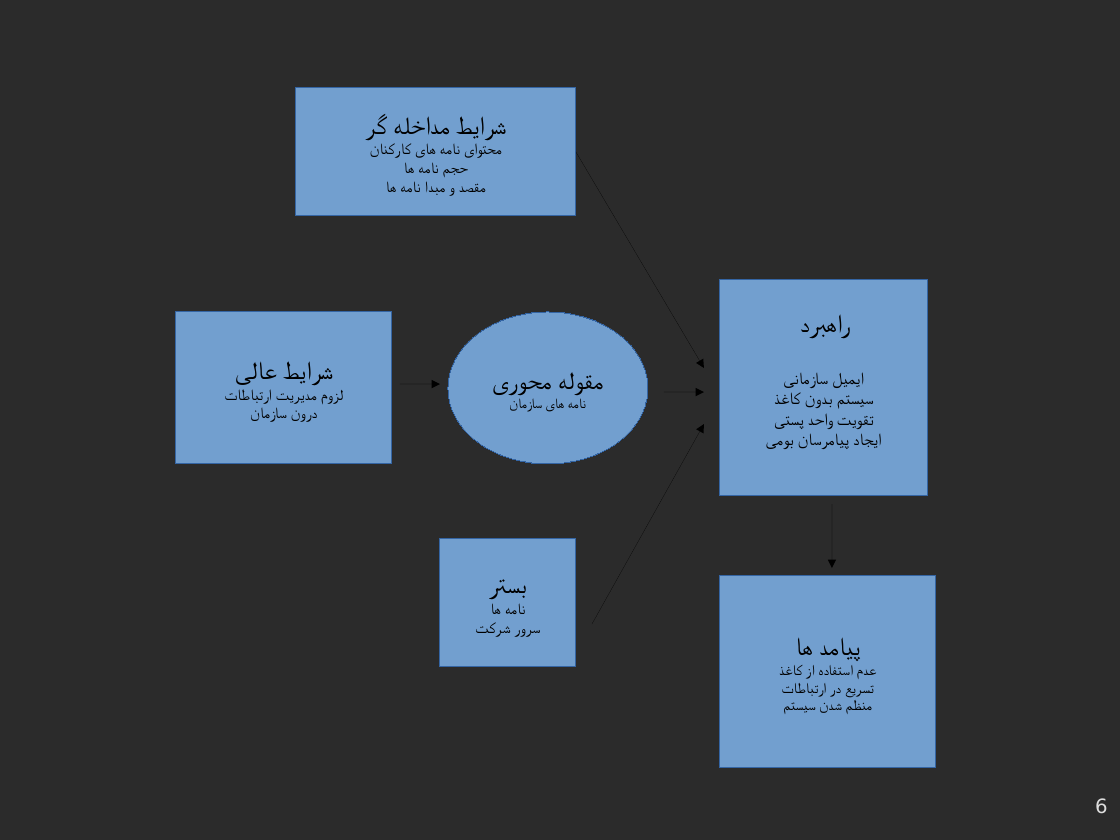
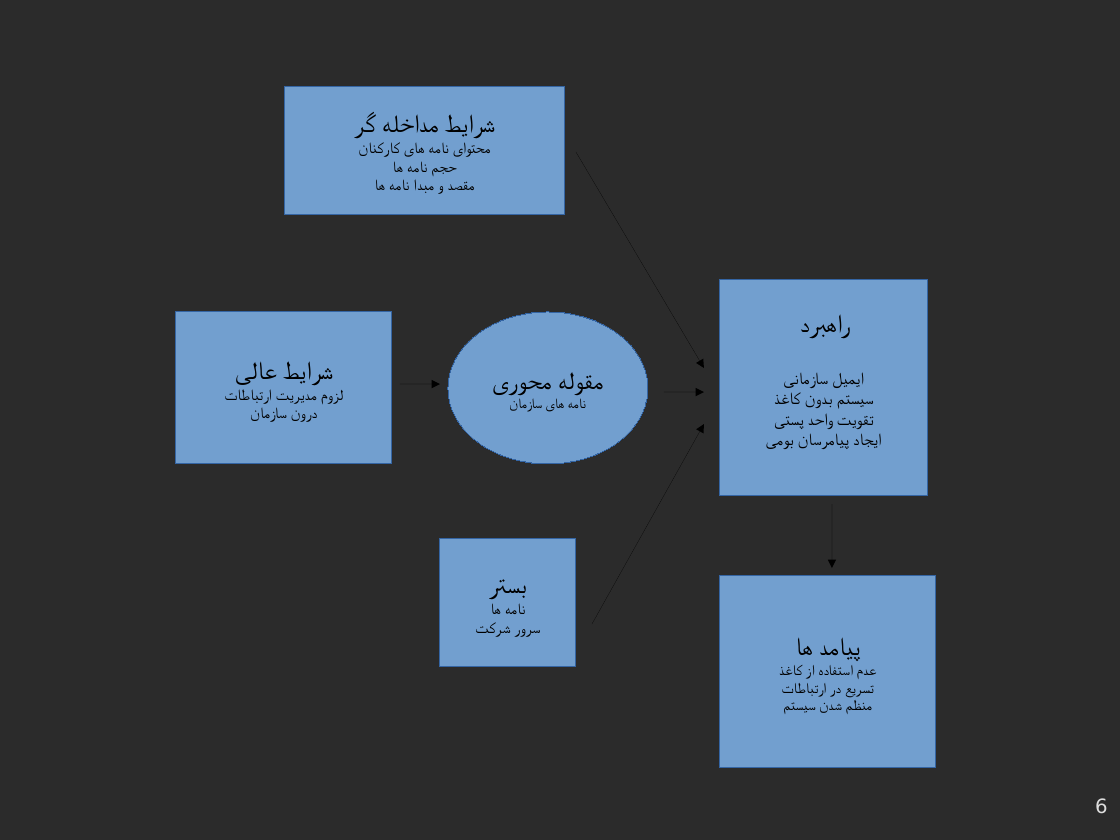
Before and after one commit to Akbar30Bill/FIT, a slide deck: slide 6 of ITIT.odp. Drawn at 1120x840 pixels with LibreOffice and Linux fonts; fonts in the diff are those of the drawing; background and template pictures are left out; a plain dark background stands for a picture behind light text. Boxes give left, top, right and bottom in pixels: in the first picture for what was removed or moved away, otherwise in the second. Text is boxed around its words. In the diff, an @@ line names an element or a change of style, - is before the commit and + after.

```diff
--- a/ITIT.odp
+++ b/ITIT.odp
@@ rectangle "شرایط مداخله گر": place and size @@
-rectangle "شرایط مداخله گر" at (296, 88, 576, 216)
+rectangle "شرایط مداخله گر" at (285, 86, 565, 214)
```
Also in this commit, not shown: 2 other files.
